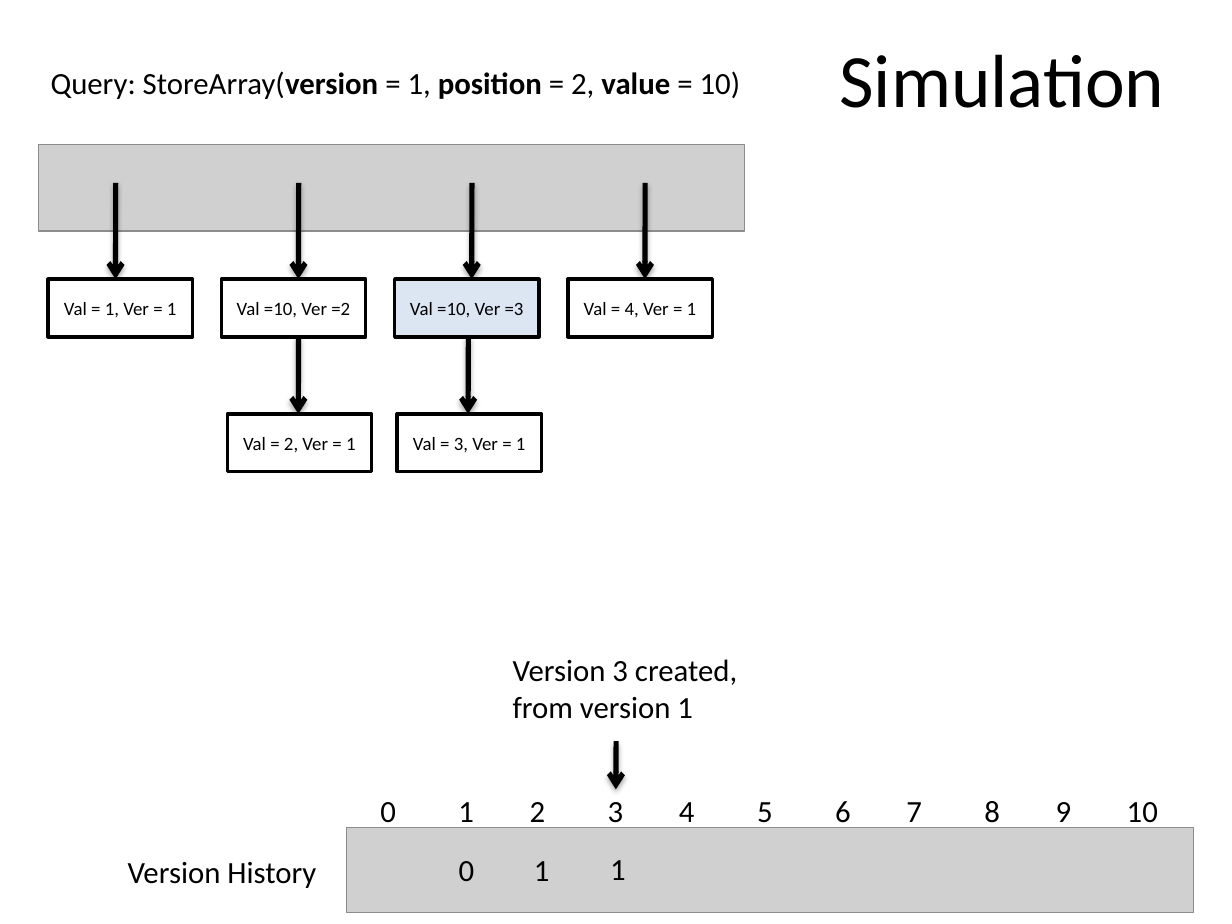
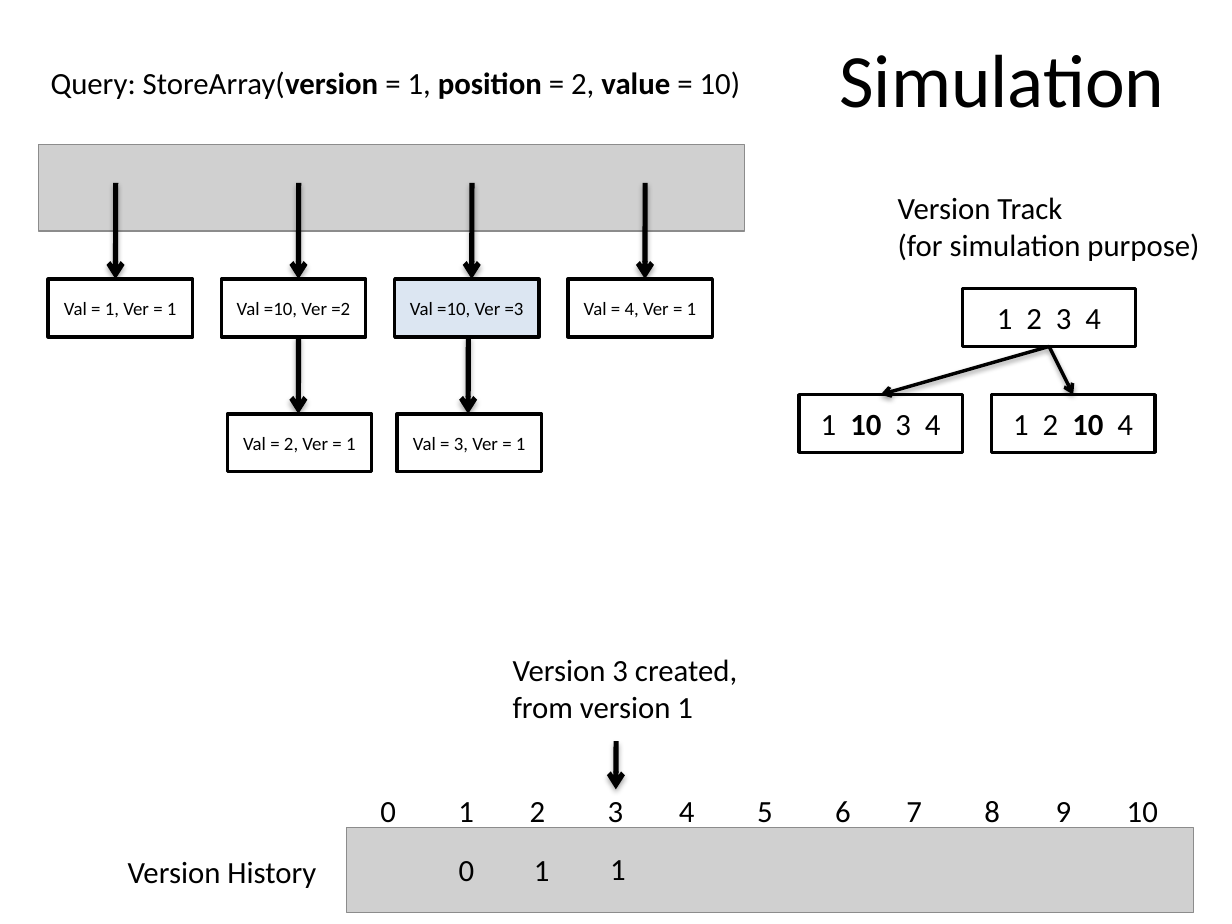
Before and after one commit to SirArthur7/PersistantDataStructure, a slide deck: slide 17 of Kanko/Persistent Array.pptx (slide 15 before the commit). Drawn at 1232x924 pixels with LibreOffice and Linux fonts; fonts in the diff are those of the drawing; grey boxes stand for pictures. Boxes give left, top, right and bottom in pixels: in the first picture for what was removed or moved away, otherwise in the second. Text is boxed around its words. In the diff, an @@ line names an element or a change of style, - is before the commit and + after.

```diff
--- a/Kanko/Persistent Array.pptx
+++ b/Kanko/Persistent Array.pptx
@@ text added at <box>898,197,1199,261</box>, 18 pt, text #000000 @@
+Version Track
+(for simulation purpose)
@@ rectangle added at <box>962,288,1136,346</box>, fill #FFFFFF, outline #000000 2 pt, 18 pt, text #000000 @@
+1 2 3 4
@@ arrow added from (1050, 346) to (881, 394), #000000 2 pt @@
@@ arrow added from (1050, 346) to (1073, 394), #000000 2 pt @@
@@ rectangle added at <box>798,394,962,452</box>, fill #FFFFFF, outline #000000 2 pt, 18 pt, text #000000 @@
+1 10 3 4
@@ rectangle added at <box>992,394,1156,452</box>, fill #FFFFFF, outline #000000 2 pt, 18 pt, text #000000 @@
+1 2 10 4
```
Also in this commit, not shown: 5 other slides changed, 6 slides added.
